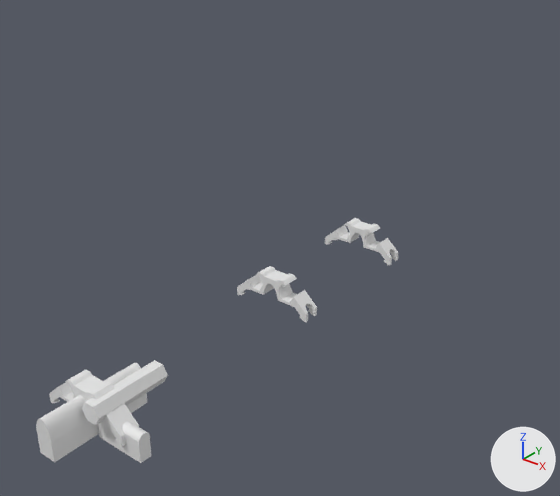
An edit to the Blender file production/3d_printing/clips.blend, drawn before and after from the same camera.
One viewpoint serves both versions: a 50 mm camera at (5.55, -4.07, 5.03) aimed at (-0.65, 3.67, 0.23). The lights are fixed; the arrows at lower right show +X, +Y and +Z.
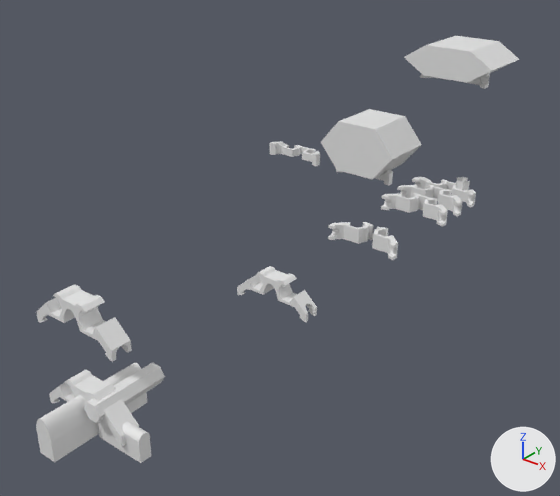
Commit message: Prototyping Clips 3d printing

Patch to the scene script:
```diff
--- a/production/3d_printing/clips.blend.py
+++ b/production/3d_printing/clips.blend.py
@@ me_cube_007 @@
-me_cube_007.from_pydata(...)  # 520 vertices, 367 faces; spans x -0.57..0.57, y -0.335..-0.1, z -0.054..0.401
+me_cube_007.from_pydata(...)  # 280 vertices, 160 faces; spans x -0.57..-0.039, y -0.254..0.2, z -0.001..0.233
+# me_cube_007 part 1: 520 vertices removed from x -0.57..0.57, y -0.335..-0.1, z -0.054..0.401; 280 vertices added at x -0.57..-0.039, y -0.254..0.2, z -0.001..0.233
@@ ob_cube_004 @@
 ob_cube_004.location = (0.0, 5.0, 0.0)
+_m = ob_cube_004.modifiers.new('Mirror', 'MIRROR')
@@ ob_cube_012 @@
+ob_cube_012 = bpy.data.objects.new('Cube.012', me_cube_016)  # 366 vertices, 344 faces; spans x -0.57..0.57, y -0.254..0.2, z -0.001..0.229
+ob_cube_012.location = (-3.2, 7.5, 0.0)
@@ ob_circle_002 @@
+ob_circle_002 = bpy.data.objects.new('Circle.002', me_circle_001)  # 12 vertices, 8 faces; spans x -1.14..0.59, y -1.25..0.3, z -1.33..0.0
+ob_circle_002.location = (-1.6, 6.99, 1.02)
+ob_circle_002.rotation_euler = (1.571, -0.524, 0.0)  # degrees (90, -30, 0)
+ob_circle_002.scale = (0.76, 0.76, 0.76)
@@ ob_cube_010 @@
+ob_cube_010 = bpy.data.objects.new('Cube.010', me_cube_015)  # 356 vertices, 480 faces; spans x -0.57..0.57, y -0.254..0.2, z -0.001..0.229
+ob_cube_010.location = (-1.6, 7.5, 0.0)
@@ ob_cube_011 @@
+ob_cube_011 = bpy.data.objects.new('Cube.011', me_cube_009)  # 22 vertices, 6 faces; spans x 0.118..0.357, y -0.335..-0.1, z 0.139..0.346
+ob_cube_011.location = (0.0, 7.3, 0.0)
+ob_cube_011.rotation_euler = (4.712, 0.0, 0.0)  # degrees (270, 0, 0)
@@ ob_cube_007 @@
+ob_cube_007 = bpy.data.objects.new('Cube.007', me_cube_012)  # 568 vertices, 316 faces; spans x -0.57..0.57, y -0.254..0.2, z -0.001..0.233
+ob_cube_007.location = (0.0, 7.5, 0.0)
@@ ob_cube_009 @@
+ob_cube_009 = bpy.data.objects.new('Cube.009', me_cube_011)  # 560 vertices, 324 faces; spans x -0.57..0.57, y -0.254..0.2, z -0.001..0.233
+ob_cube_009.location = (0.0, 6.51, 0.0)
@@ ob_cube_008 @@
+ob_cube_008 = bpy.data.objects.new('Cube.008', me_cube_010)  # 560 vertices, 324 faces; spans x -0.57..0.57, y -0.254..0.2, z -0.001..0.233
+ob_cube_008.location = (0.0, 7.5, 2.0)
@@ ob_circle_001 @@
+ob_circle_001 = bpy.data.objects.new('Circle.001', me_circle_002)  # 12 vertices, 8 faces; spans x -1.14..0.59, y -1.0..0.04, z -1.33..0.0
+ob_circle_001.location = (0.0, 6.99, 2.77)
+ob_circle_001.rotation_euler = (1.571, -0.524, 0.0)  # degrees (90, -30, 0)
+ob_circle_001.scale = (0.76, 0.76, 0.76)
@@ ob_cube_006 @@
+ob_cube_006 = bpy.data.objects.new('Cube.006', me_cube_010.copy())
+ob_cube_006.location = (0.0, 7.01, 0.0)
@@ ob_cube_005 @@
+ob_cube_005 = bpy.data.objects.new('Cube.005', me_cube_003)  # 240 vertices, 146 faces; spans x 0.0..0.57, y -0.335..-0.1, z -0.054..0.401; modifiers MIRROR
+ob_cube_005.location = (0.0, 0.0, 1.0)
```

Where the change shows, as pixel boxes [x1, y1, x2, y2] in the pictures (560 x 496 px):
'Circle.002', added: after [321, 109, 422, 179]
'Circle.001', added: after [404, 36, 519, 83]
'Cube.005', added: after [36, 284, 132, 362]
'Cube.004', reshaped, modifiers changed (20% shorter): before [325, 218, 398, 266]; after [328, 222, 398, 260]
'Cube.009', added: after [381, 193, 448, 227]
'Cube.006', added: after [397, 185, 462, 217]
'Cube.012', added: after [270, 141, 320, 166]
'Cube.007', added: after [412, 177, 476, 207]
'Cube.008', added: after [420, 73, 490, 89]
'Cube.010', added: after [336, 169, 393, 186]
'Cube.011', added: after [456, 177, 470, 191]
